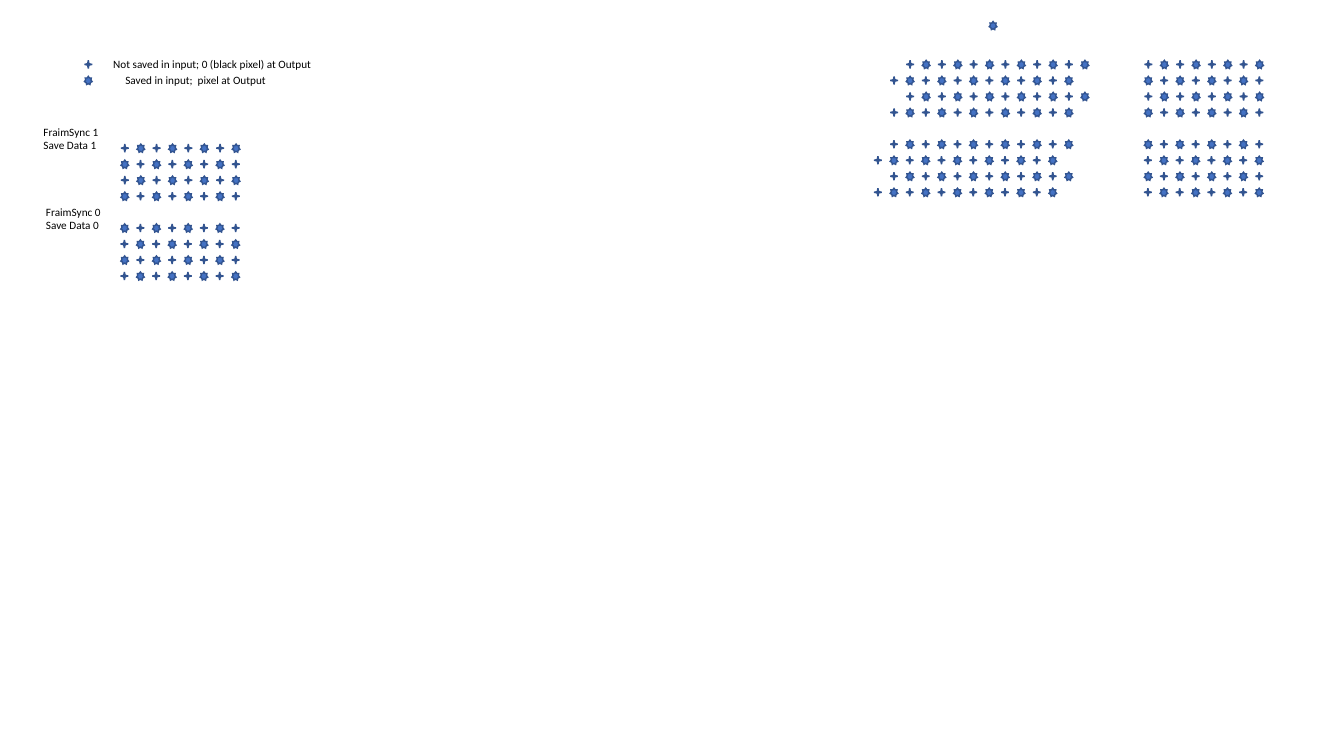
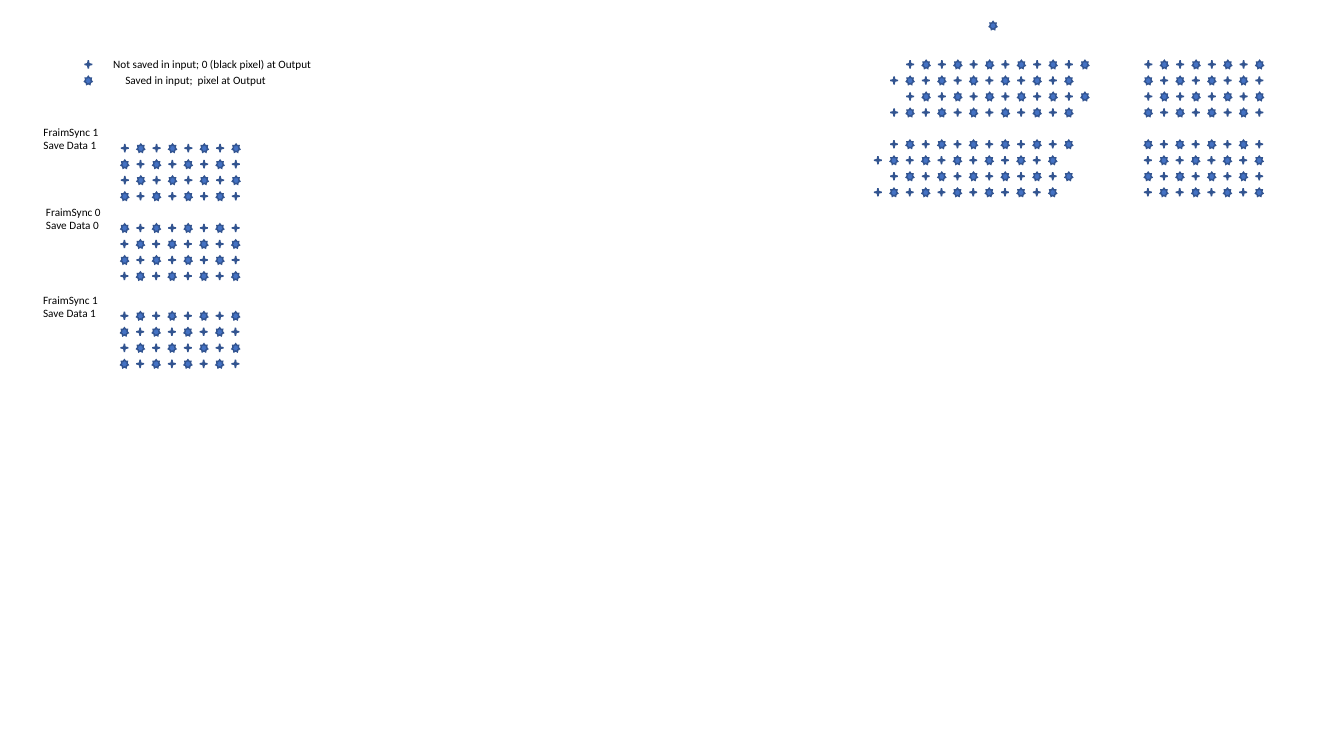
Before and after one commit to zahike/Drone_cam, a slide deck: slide 3 of scripts/Drone_Cam_Proj.pptx. Drawn at 1344x756 pixels with LibreOffice and Linux fonts; fonts in the diff are those of the drawing. Boxes give left, top, right and bottom in pixels: in the first picture for what was removed or moved away, otherwise in the second. Text is boxed around its words. In the diff, an @@ line names an element or a change of style, - is before the commit and + after.

```diff
--- a/scripts/Drone_Cam_Proj.pptx
+++ b/scripts/Drone_Cam_Proj.pptx
@@ text added at bbox=[43, 296, 98, 317], 8 pt, text #000000 @@
+FraimSync 1
+Save Data 1
@@ group added at bbox=[121, 312, 240, 368]: 32 stars @@
```
Also in this commit, not shown: 11 other files.
